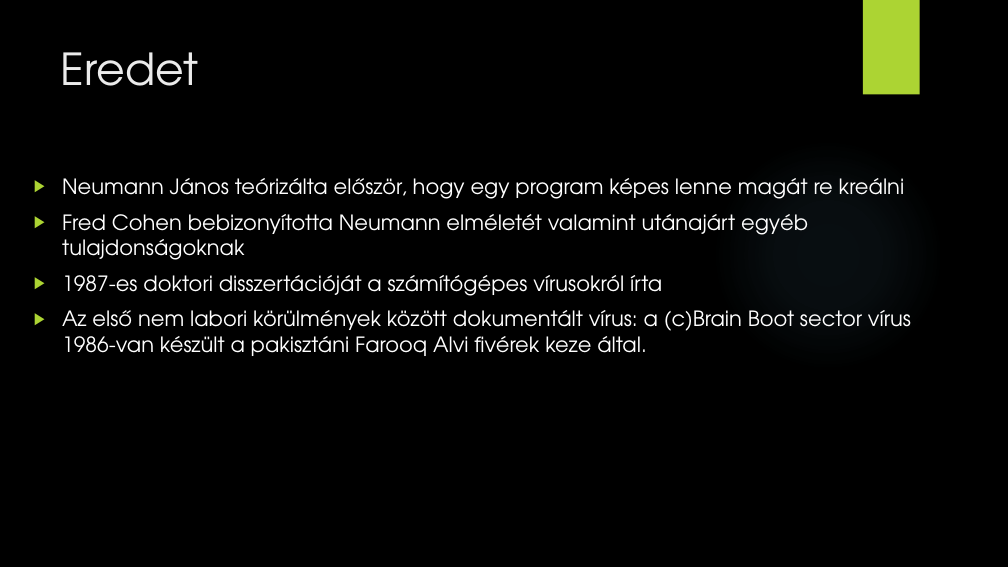
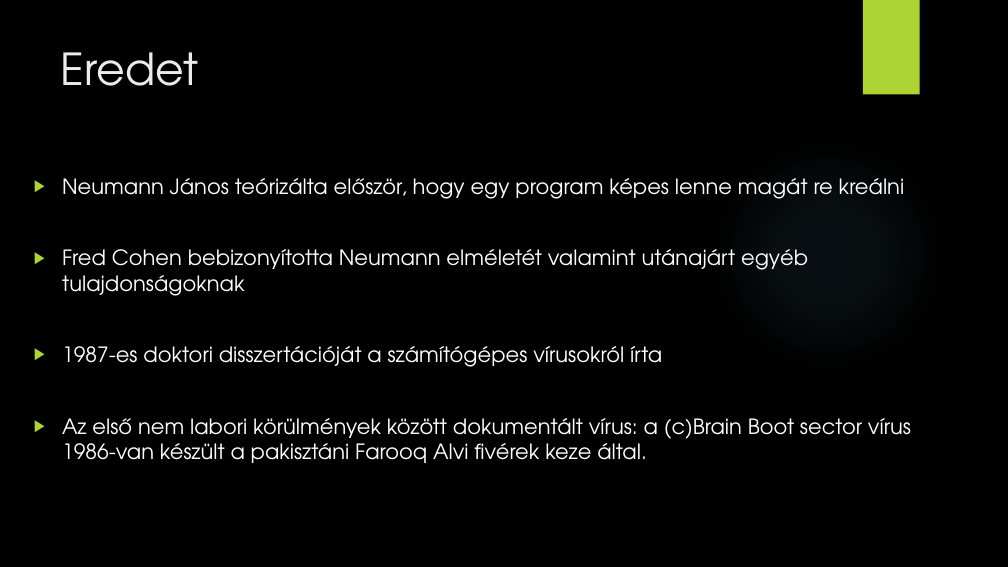
Before and after one commit to SzPeter20/nicet-tsbro, a slide deck: slide 3 of GenericITtopic.pptx. Drawn at 1008x567 pixels with LibreOffice and Linux fonts; fonts in the diff are those of the drawing; background and template pictures are left out. Boxes give left, top, right and bottom in pixels: in the first picture for what was removed or moved away, otherwise in the second. Text is boxed around its words. In the diff, an @@ line names an element or a change of style, - is before the commit and + after.

```diff
--- a/GenericITtopic.pptx
+++ b/GenericITtopic.pptx
@@ text "Neumann János teórizálta először, hogy ..." rewrapped from bbox=[62, 178, 911, 356] to bbox=[62, 178, 911, 463] @@
```
Also in this commit, not shown: 7 other slides changed, 3 slides added.
